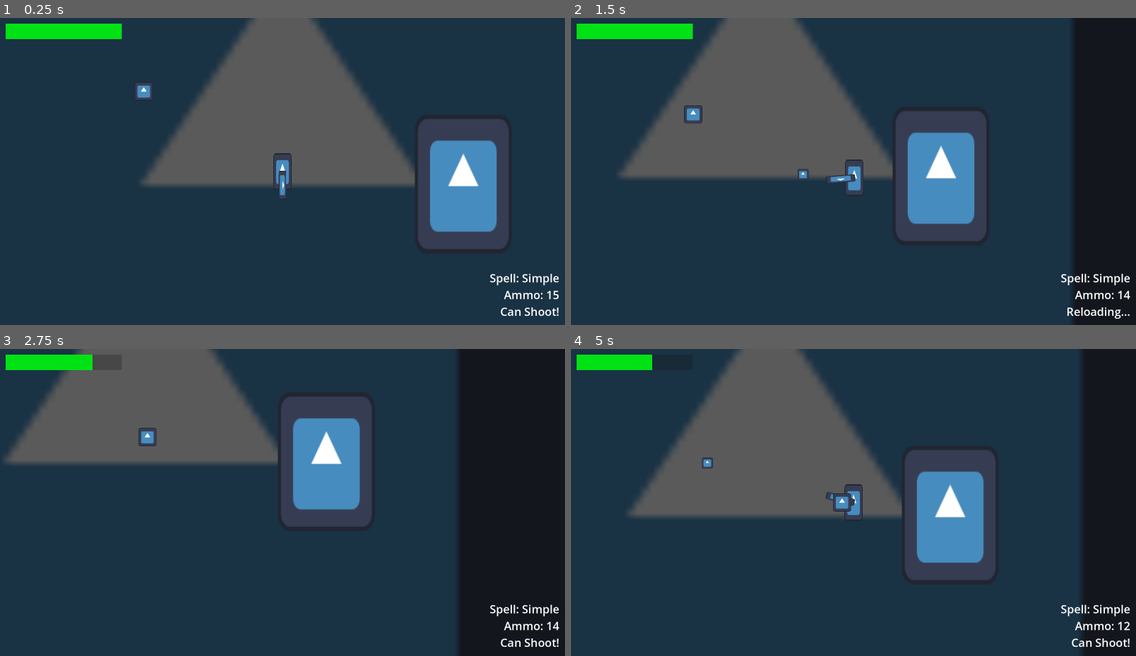
Above: before the commit, frames 1-4 (two rows, left to right).
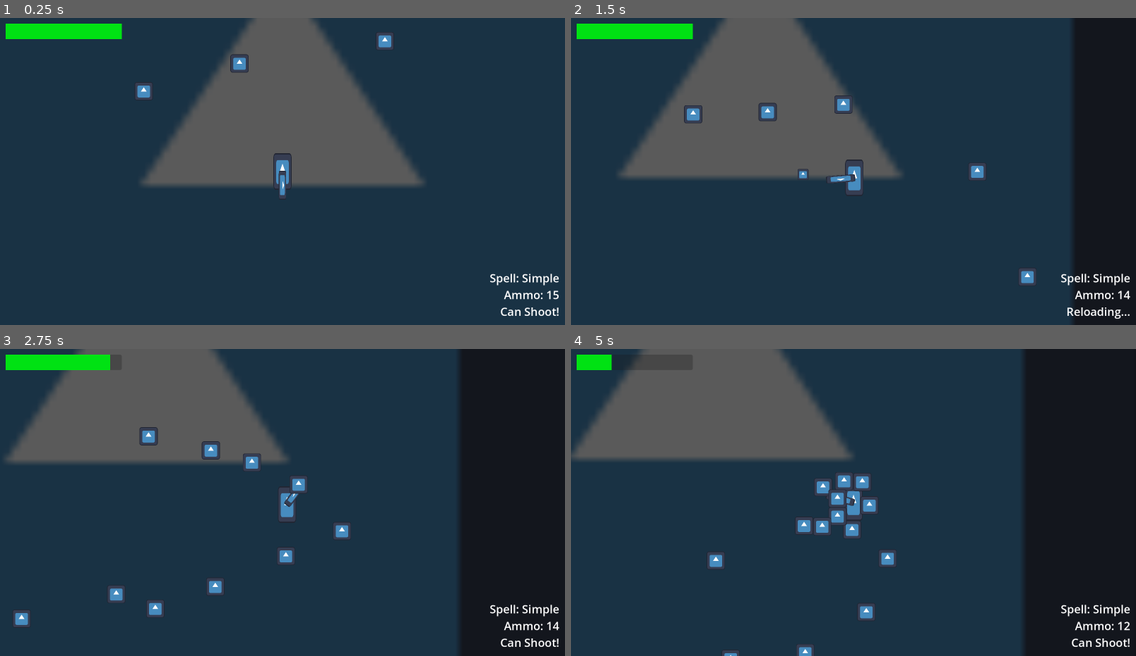
Above: after the commit, the same moments.

Repository: AgilMonkey/Wild-Bun-Magic
Game: Godot game, scene res://levels/main_test_scene/main_test_scene.tscn
The game is run twice, just before and just after one commit, with the same random seed, the same clock (stepped at 60 frames per second) and the same inputs. The engine's default icon, where the game draws it, is replaced by a stand-in: a white triangle on a blue panel in a dark square.
Inputs (mouse positions are in pixels of both pictures, inside the frame that each line leads up to):
- Up to frame 1 (0.25 s): no input
- Up to frame 2 (1.5 s): move the mouse to (977, 156) at 0.52 s; hold D (move_right) 0.53-1.28 s; tap Shift (dash) at 0.6 s; move the mouse to (740, 186) at 1.27 s; hold S (move_down) from 1.28 s (still down); click (740, 186) at 1.35 s
- Up to frame 3 (2.75 s): move the mouse to (339, 434) at 2.02 s; release S (move_down) at 2.03 s; hold D (move_right) from 2.03 s (still down); tap Shift (dash) at 2.1 s
- Up to frame 4 (5 s): move the mouse to (825, 563) at 2.77 s; release D (move_right) at 2.78 s; hold W (move_up) 2.78-3.53 s; click (825, 563) at 2.85 s; move the mouse to (1023, 548) at 3.52 s; hold A (move_left) from 3.53 s (still down); tap Shift (dash) at 3.6 s; move the mouse to (684, 456) at 4.27 s; click (684, 456) at 4.35 s

The runs differ from the first frame. In frame 1, 7.0% of the frame differs, in the area x 40-90%, y 4-76%; in frame 2, 7.1%; in frame 3, 8.0%; in frame 4, 34%, in the area x 0-91%, y 0-100%.

Commit message:
Make uh enemy stuff idk?

Diff:
--- a/entities/bullet/bullet.gd
+++ b/entities/bullet/bullet.gd
@@ -9,5 +9,5 @@
 	position += velocity * delta
 
 
-func _on_attackbox_component_on_hit(hitbox: HitboxComponent) -> void:
+func _on_attackbox_component_on_hit(_hitbox: HitboxComponent) -> void:
 	queue_free()
--- a/entities/enemies/Enemy.tscn
+++ b/entities/enemies/Enemy.tscn
@@ -9,7 +9,7 @@
 [ext_resource type="Script" uid="uid://d2ssuuarj6kcv" path="res://commons/hitbox/hitbox_component.gd" id="6_ae7xc"]
 
 [sub_resource type="CircleShape2D" id="CircleShape2D_nwexf"]
-radius = 16.0
+radius = 32.0
 
 [sub_resource type="CircleShape2D" id="CircleShape2D_paah2"]
 radius = 40.0
@@ -31,6 +31,7 @@
 
 [node name="AttackboxComponent" parent="." instance=ExtResource("2_paah2")]
 damage = 10
+is_damage_by_itself = false
 
 [node name="CollisionShape2D" type="CollisionShape2D" parent="AttackboxComponent"]
 shape = SubResource("CircleShape2D_paah2")
--- a/entities/enemies/follow_player.gd
+++ b/entities/enemies/follow_player.gd
@@ -7,7 +7,7 @@
 @onready var body: CharacterBody2D = get_parent()
 
 
-func _physics_process(delta: float) -> void:
+func _physics_process(_delta: float) -> void:
 	var to_player = player.global_position - body.global_position
 	body.velocity = to_player.normalized() * speed
 	body.move_and_slide()
--- a/entities/enemies/simple_attacking.gd
+++ b/entities/enemies/simple_attacking.gd
@@ -13,8 +13,10 @@
 	attackbox.on_hit.connect(attack)
 
 
-func attack(hitbox: HitboxComponent):
+func attack(_hitbox: HitboxComponent):
 	if is_waiting: return
+	if not _hitbox.get_parent().is_in_group("player"): return
+	_hitbox.damage(damage)
 	attackbox_col.call_deferred("set_disabled", true)
 	await get_tree().create_timer(wait_time).timeout
 	attackbox_col.call_deferred("set_disabled", false)
--- a/levels/main_test_scene/main_test_scene.tscn
+++ b/levels/main_test_scene/main_test_scene.tscn
@@ -1,14 +1,10 @@
-[gd_scene load_steps=8 format=3 uid="uid://ca8tn02iyeljw"]
+[gd_scene load_steps=6 format=3 uid="uid://ca8tn02iyeljw"]
 
 [ext_resource type="Texture2D" uid="uid://cthw2iuwsc3ka" path="res://icon.svg" id="1_0ppp4"]
 [ext_resource type="PackedScene" uid="uid://dhl552xt6p4c1" path="res://entities/player/player.tscn" id="1_db3qx"]
 [ext_resource type="Script" uid="uid://bg16oasgteqcj" path="res://levels/main_test_scene/main_test_scene.gd" id="1_jvi5a"]
 [ext_resource type="PackedScene" uid="uid://dklbwgr08tit0" path="res://entities/ui/player_ui.tscn" id="4_o4x35"]
-[ext_resource type="PackedScene" uid="uid://ctqbx520r1gsq" path="res://commons/attackbox/attackbox_component.tscn" id="5_1itg7"]
 [ext_resource type="PackedScene" uid="uid://bl0spk6gymtey" path="res://entities/enemies/Enemy.tscn" id="6_k73vk"]
-
-[sub_resource type="RectangleShape2D" id="RectangleShape2D_1itg7"]
-size = Vector2(356, 498)
 
 [node name="main_test_scene" type="Node2D"]
 script = ExtResource("1_jvi5a")
@@ -25,15 +21,50 @@
 
 [node name="PlayerUI" parent="UI" instance=ExtResource("4_o4x35")]
 
-[node name="AttackboxComponent" parent="." instance=ExtResource("5_1itg7")]
-position = Vector2(634, 44)
-
-[node name="CollisionShape2D" type="CollisionShape2D" parent="AttackboxComponent"]
-shape = SubResource("RectangleShape2D_1itg7")
-
-[node name="Sprite2D" type="Sprite2D" parent="AttackboxComponent"]
-scale = Vector2(2.65625, 3.8125)
-texture = ExtResource("1_0ppp4")
-
 [node name="Enemy" parent="." instance=ExtResource("6_k73vk")]
 position = Vector2(-534, -310)
+
+[node name="Enemy2" parent="." instance=ExtResource("6_k73vk")]
+position = Vector2(-171, -431)
+
+[node name="Enemy3" parent="." instance=ExtResource("6_k73vk")]
+position = Vector2(393, -502)
+
+[node name="Enemy4" parent="." instance=ExtResource("6_k73vk")]
+position = Vector2(1091, 41)
+
+[node name="Enemy5" parent="." instance=ExtResource("6_k73vk")]
+position = Vector2(1229, 551)
+
+[node name="Enemy6" parent="." instance=ExtResource("6_k73vk")]
+position = Vector2(757, 910)
+
+[node name="Enemy7" parent="." instance=ExtResource("6_k73vk")]
+position = Vector2(97, 1056)
+
+[node name="Enemy8" parent="." instance=ExtResource("6_k73vk")]
+position = Vector2(-279, 1069)
+
+[node name="Enemy9" parent="." instance=ExtResource("6_k73vk")]
+position = Vector2(-525, 935)
+
+[node name="Enemy10" parent="." instance=ExtResource("6_k73vk")]
+position = Vector2(-930, 943)
+
+[node name="Enemy11" parent="." instance=ExtResource("6_k73vk")]
+position = Vector2(1250, 1295)
+
+[node name="Enemy12" parent="." instance=ExtResource("6_k73vk")]
+position = Vector2(778, 1654)
+
+[node name="Enemy13" parent="." instance=ExtResource("6_k73vk")]
+position = Vector2(118, 1800)
+
+[node name="Enemy14" parent="." instance=ExtResource("6_k73vk")]
+position = Vector2(-258, 1813)
+
+[node name="Enemy15" parent="." instance=ExtResource("6_k73vk")]
+position = Vector2(-504, 1679)
+
+[node name="Enemy16" parent="." instance=ExtResource("6_k73vk")]
+position = Vector2(-909, 1687)
